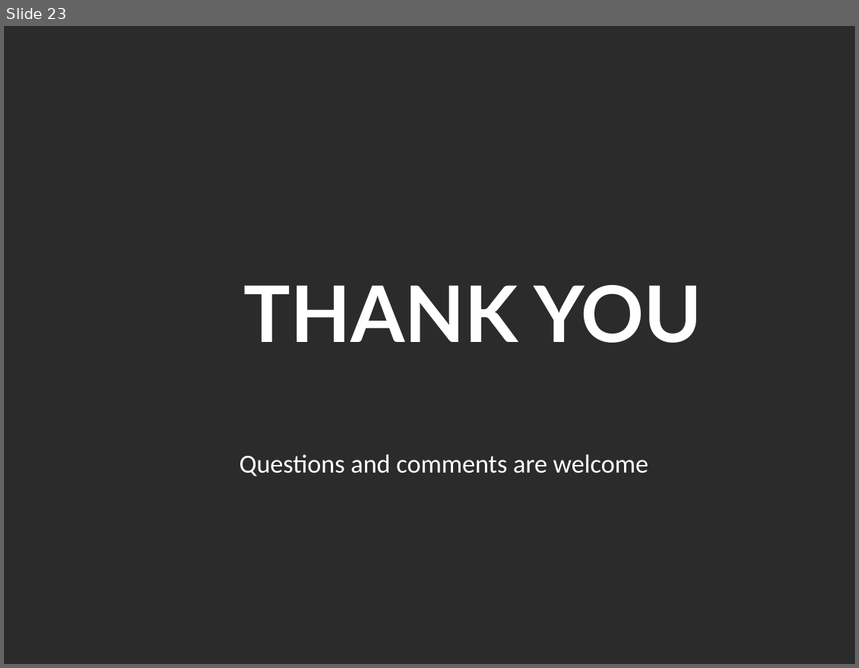
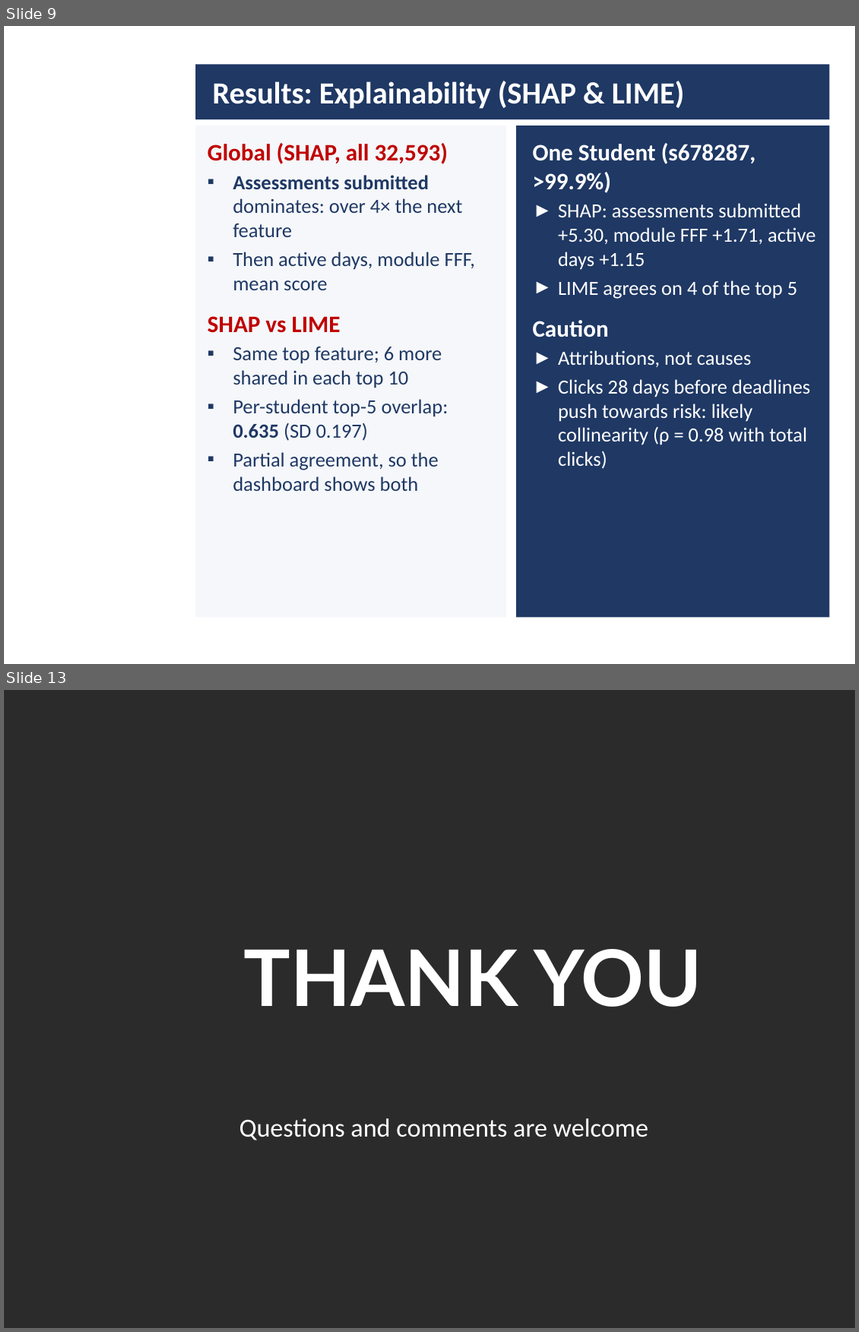
Before and after one commit to daniel-larry/python-run-result, a slide deck: Internal_Defense_Presentation.pptx. Shown one above the other, each under a label of ours: slide 23 before the commit, slides 9 and 13 after it; the slides between them are not shown. The pictures are 859x668 and 859x1332 pixels, drawn with LibreOffice and Linux fonts; fonts in the diff are those of the drawing; background and template pictures are left out; a plain dark background stands for a picture behind light text. Boxes give left, top, right and bottom in pixels: in the first picture for what was removed or moved away, otherwise in the second. Text is boxed around its words. In the diff, an @@ line names an element or a change of style, - is before the commit and + after.

```diff
--- a/Internal_Defense_Presentation.pptx
+++ b/Internal_Defense_Presentation.pptx
@@ slide 9 added at box(4, 26, 855, 664), background picture (left out) @@
@@ rectangle added at box(196, 64, 829, 119), fill #1F3864 @@
@@ title added at box(212, 81, 684, 109), 26 pt, text #FFFFFF, bold @@
+Results: Explainability (SHAP & LIME)
@@ rectangle added at box(196, 126, 506, 617), fill #F5F7FA @@
@@ rectangle added at box(516, 126, 829, 617), fill #1F3864 @@
@@ text added at box(208, 143, 475, 491), 17 pt, text #1F3864 @@
+Global (SHAP, all 32,593)
+▪ Assessments submitted dominates: over 4× the next feature
+▪ Then active days, module FFF, mean score
+SHAP vs LIME
+▪ Same top feature; 6 more shared in each top 10
+▪ Per-student top-5 overlap: 0.635 (SD 0.197)
+▪ Partial agreement, so the dashboard shows both
@@ text added at box(533, 143, 816, 469), 17 pt, text #FFFFFF @@
+One Student (s678287, >99.9%)
+► SHAP: assessments submitted +5.30, module FFF +1.71, active days +1.15
+► LIME agrees on 4 of the top 5
+Caution
+► Attributions, not causes
+► Clicks 28 days before deadlines push towards risk: likely collinearity (ρ = 0.98 with total clicks)
@@ what was slide 23 is now slide 13 @@
```
Also in this commit, not shown: 4 slides changed, 7 other slides added, 18 slides removed.
